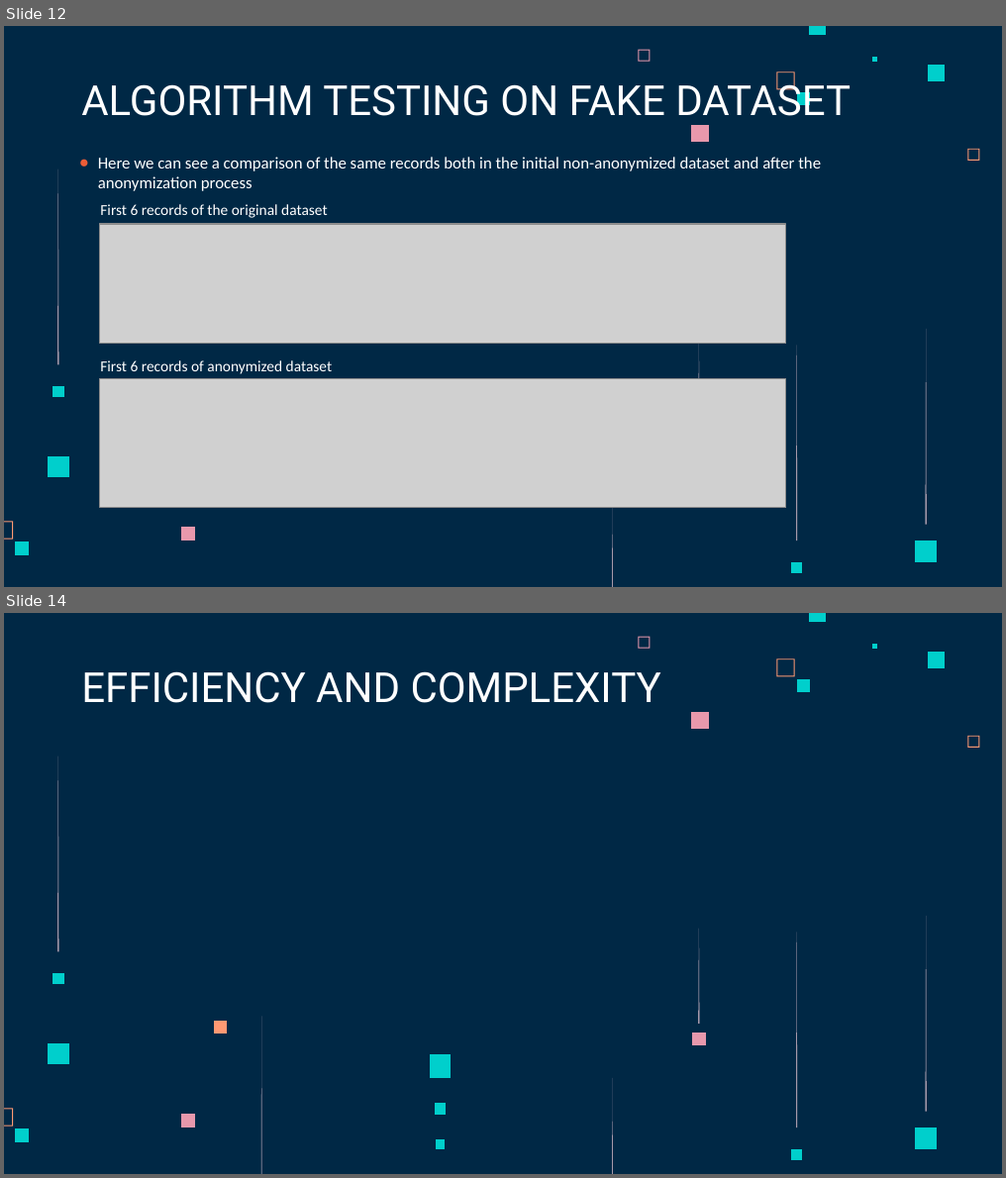
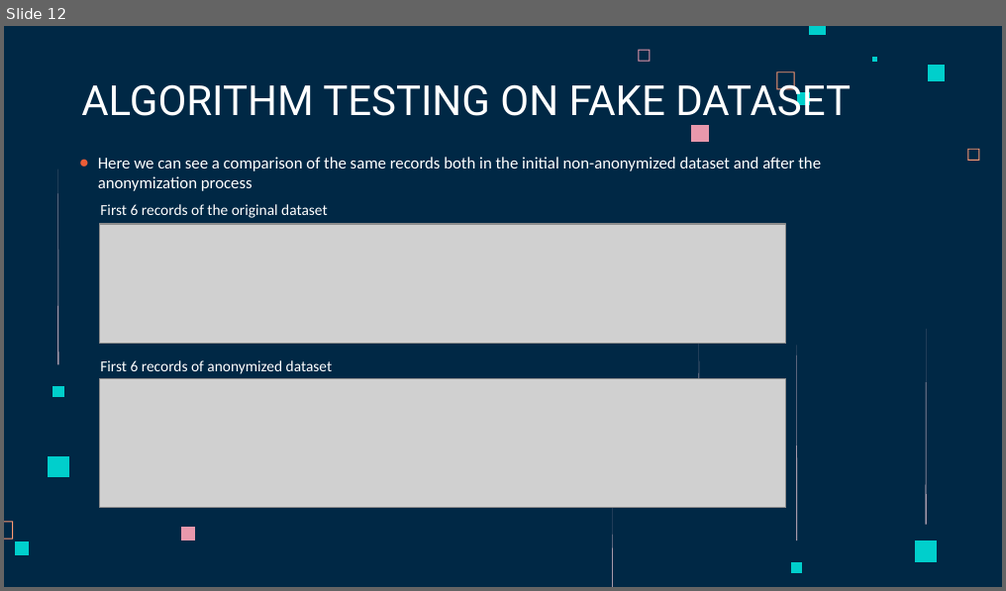
Before and after one commit to AaronKromer/progetto_data, a slide deck: l-diversity.pptx. Shown one above the other, each under a label of ours: slides 12 and 14 before the commit, slide 12 after it; the slides between them are not shown. The pictures are 1006x1178 and 1006x591 pixels, drawn with LibreOffice and Linux fonts; fonts in the diff are those of the drawing; grey boxes stand for pictures. Boxes give left, top, right and bottom in pixels: in the first picture for what was removed or moved away, otherwise in the second. Text is boxed around its words. In the diff, an @@ line names an element or a change of style, - is before the commit and + after.

```diff
--- a/l-diversity.pptx
+++ b/l-diversity.pptx
@@ slide 14 removed at box(4, 613, 1002, 1174), background #002845; not listed: 10 template elements that a slide beside it also shows @@
@@ title removed at box(81, 671, 661, 703) @@
-EFFICIENCY AND COMPLEXITY
@@ freeform shape removed at box(57, 757, 58, 953) @@
@@ freeform shape removed at box(699, 929, 700, 1023) @@
@@ freeform shape removed at box(796, 933, 797, 1128) @@
@@ freeform shape removed at box(925, 915, 926, 1111) @@
@@ freeform shape removed at box(53, 973, 63, 984) @@
@@ freeform shape removed at box(215, 1021, 228, 1034) @@
@@ freeform shape removed at box(261, 1016, 262, 1174) @@
@@ freeform shape removed at box(48, 1043, 70, 1065) @@
@@ freeform shape removed at box(429, 1056, 451, 1079) @@
@@ freeform shape removed at box(693, 1032, 706, 1045) @@
@@ freeform shape removed at box(612, 1078, 613, 1174) @@
@@ freeform shape removed at box(181, 1114, 195, 1127) @@
@@ freeform shape removed at box(434, 1103, 446, 1116) @@
@@ freeform shape removed at box(436, 1140, 446, 1150) @@
@@ freeform shape removed at box(915, 1128, 937, 1150) @@
@@ freeform shape removed at box(791, 1149, 802, 1159) @@
```
Also in this commit, not shown: 4 slides changed, 2 slides added.
